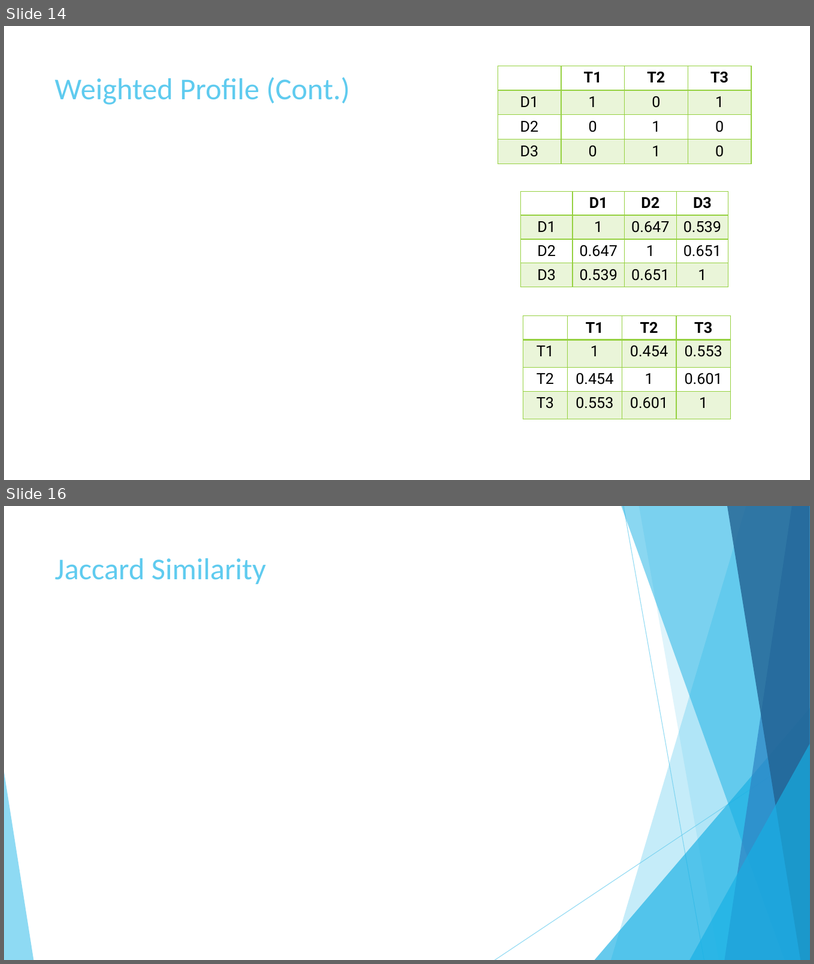
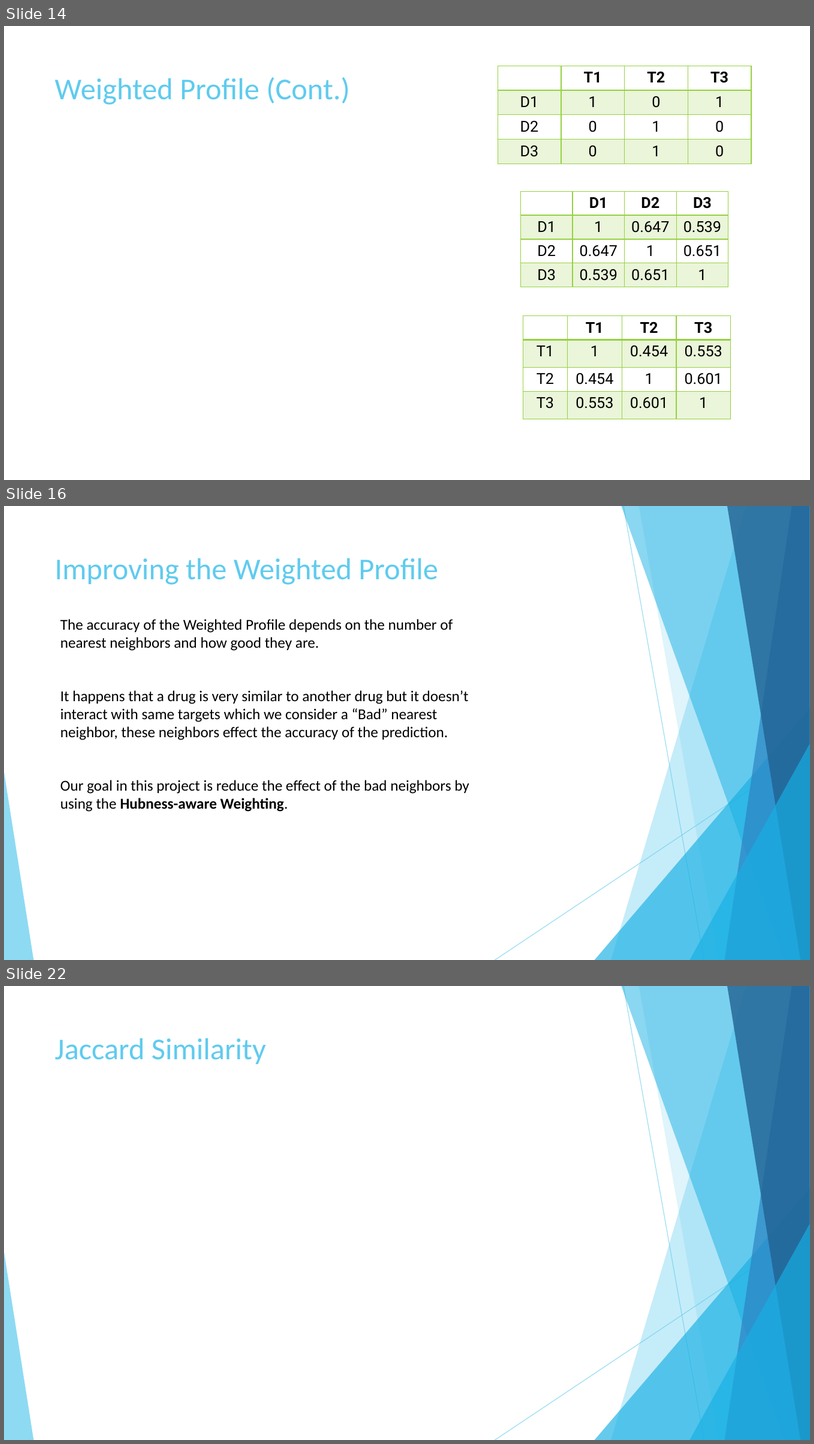
Before and after one commit to AbdullahAlZoabi/Drug-Target-Interaction-Prediction, a slide deck: Drug-Target Interaction Prediction.pptx. Shown one above the other, each under a label of ours: slides 14 and 16 before the commit, slides 14, 16 and 22 after it; the slides between them are not shown. The pictures are 814x964 and 814x1444 pixels, drawn with LibreOffice and Linux fonts; fonts in the diff are those of the drawing; grey boxes stand for pictures. Boxes give left, top, right and bottom in pixels: in the first picture for what was removed or moved away, otherwise in the second. Text is boxed around its words. In the diff, an @@ line names an element or a change of style, - is before the commit and + after.

```diff
--- a/Drug-Target Interaction Prediction.pptx
+++ b/Drug-Target Interaction Prediction.pptx
@@ slide 16 added at <box>4,506,810,960</box>, background #FFFFFF; not listed: 10 template elements that a slide beside it also shows @@
@@ title added at <box>55,558,438,585</box>, 36 pt, text #5FCBEF @@
+Improving the Weighted Profile
@@ text added at <box>60,619,470,811</box>, 18 pt, text #000000 @@
+The accuracy of the Weighted Profile depends on the number of nearest neighbors and how good they are.
+It happens that a drug is very similar to another drug but it doesn’t interact with same targets which we consider a “Bad” nearest neighbor, these neighbors effect the accuracy of the prediction.
+Our goal in this project is reduce the effect of the bad neighbors by using the Hubness-aware Weighting.
@@ what was slide 16 is now slide 22 @@
```
Also in this commit, not shown: 3 slides changed, 5 other slides added, 1 other file.
